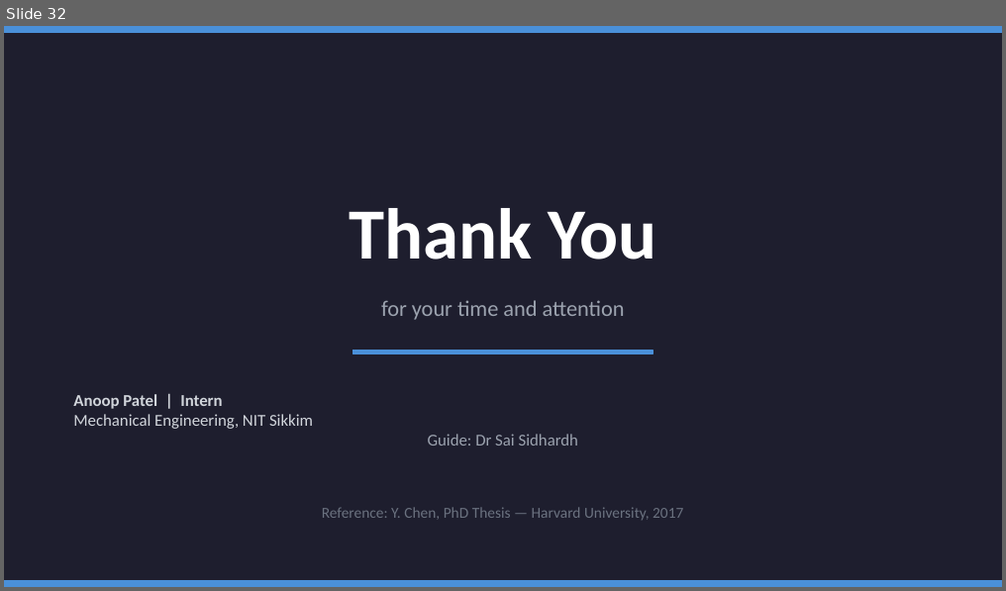
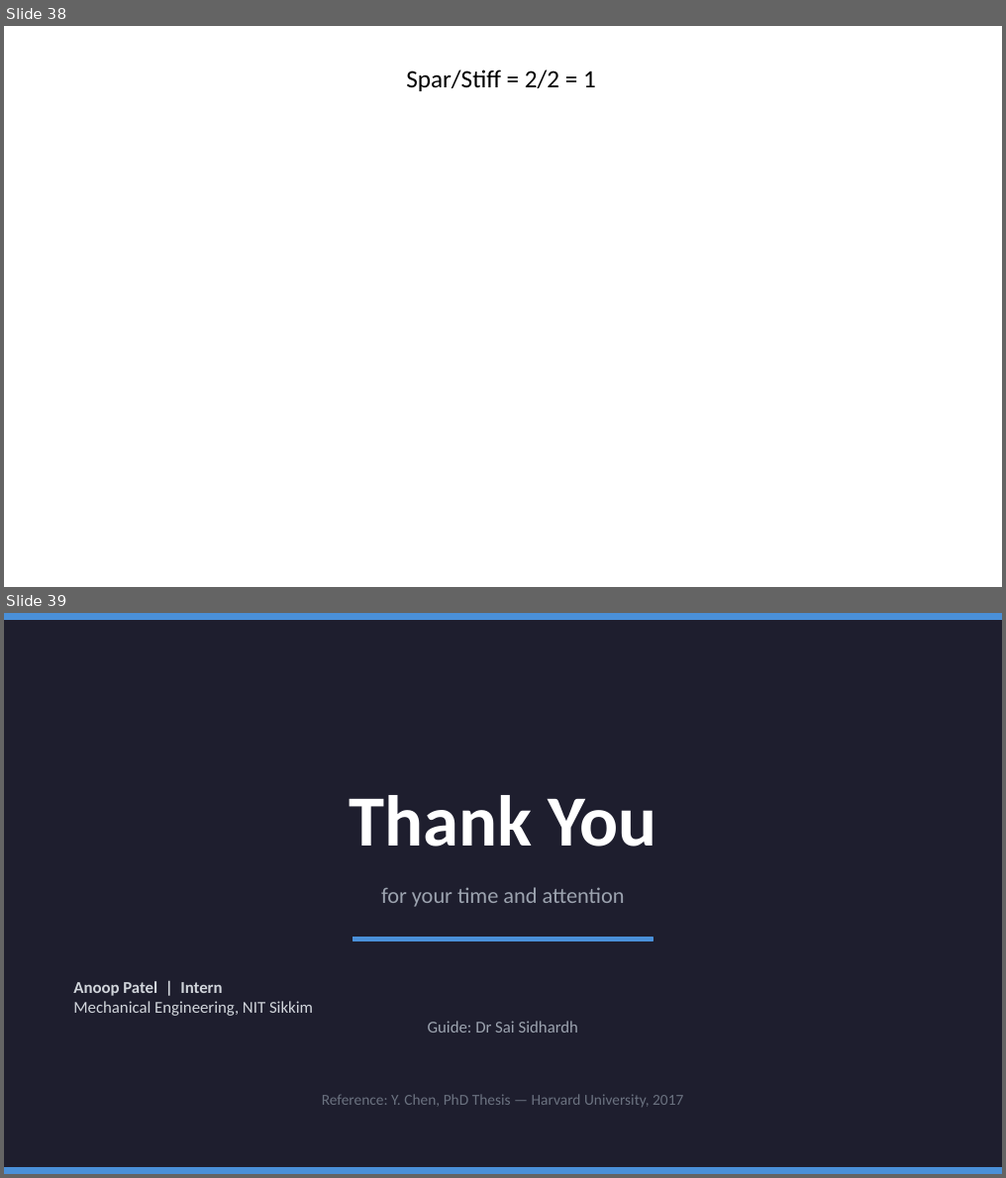
Before and after one commit to AnoopPatel582/Internship_Project-Flapping_Wing_Design, a slide deck: Flapping wing design/Wing_Morphology.pptx. Shown one above the other, each under a label of ours: slide 32 before the commit, slides 38 and 39 after it. The pictures are 1006x591 and 1006x1178 pixels, drawn with LibreOffice and Linux fonts; fonts in the diff are those of the drawing; background and template pictures are left out. Boxes give left, top, right and bottom in pixels: in the first picture for what was removed or moved away, otherwise in the second. Text is boxed around its words. In the diff, an @@ line names an element or a change of style, - is before the commit and + after.

Commit message:
Analysis of the vertically straight and inclined stiffener by varying spar and stiffener thickness.

```diff
--- a/Flapping wing design/Wing_Morphology.pptx
+++ b/Flapping wing design/Wing_Morphology.pptx
@@ slide 38 added at <box>4,26,1002,587</box>, background picture (left out) @@
@@ text added at <box>406,70,596,91</box>, 18 pt, text #000000 @@
+Spar/Stiff = 2/2 = 1
@@ what was slide 32 is now slide 39 @@
```
Also in this commit, not shown: 6 other slides added, 9 other files.
